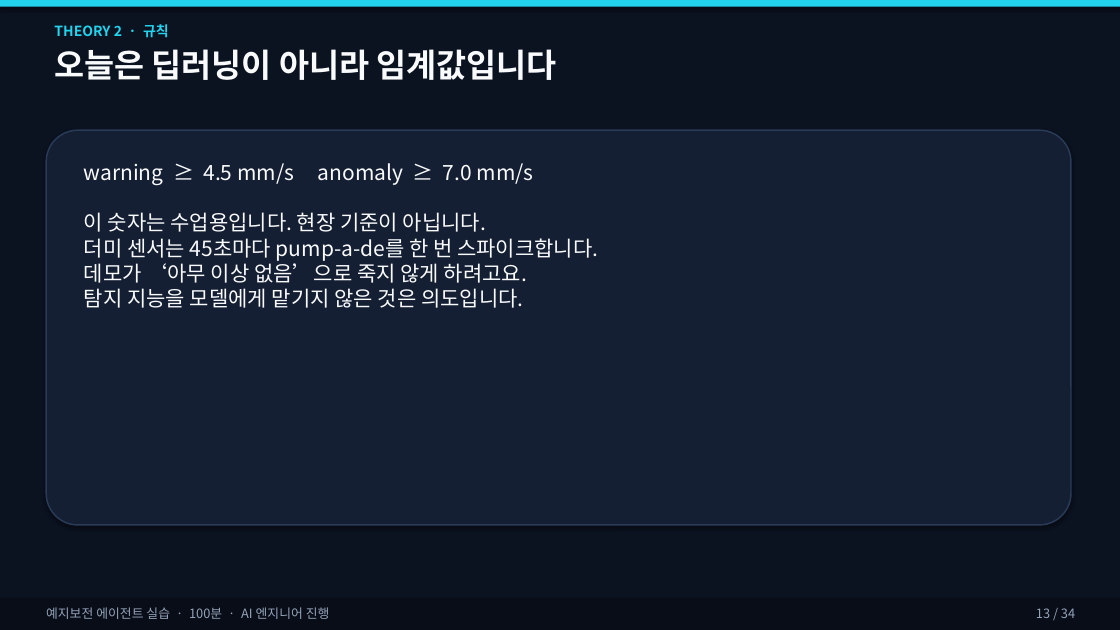
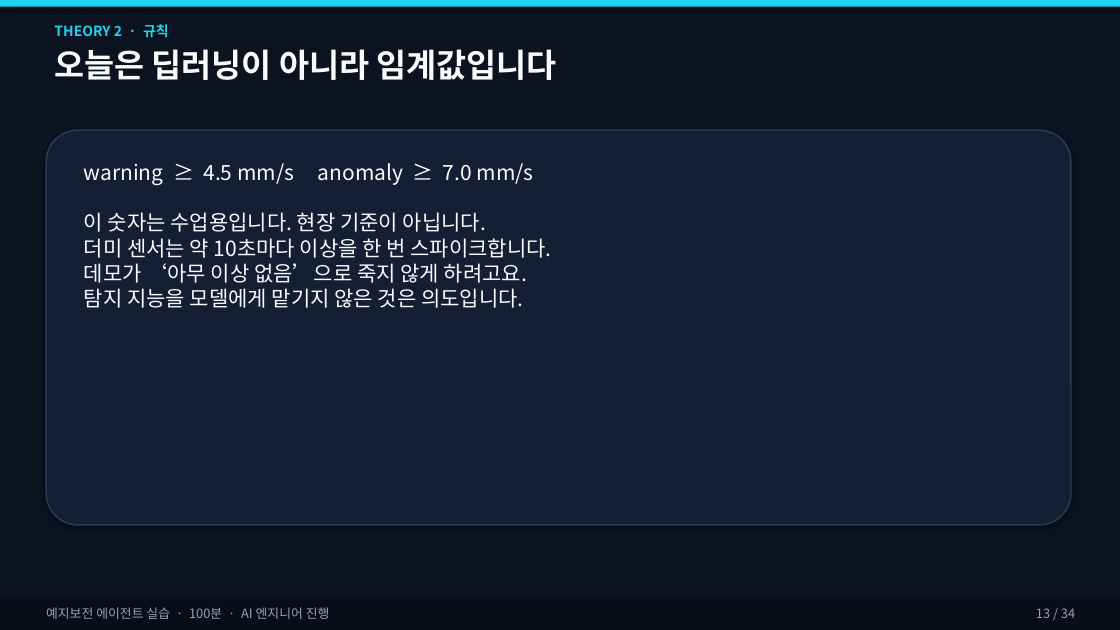
Before and after one commit to ZeroAct/sensor-agent-tutorial, a slide deck: slide 13 of slides/예지보전_에이전트_실습.pptx. Drawn at 1120x630 pixels with LibreOffice and Linux fonts; fonts in the diff are those of the drawing. Boxes give left, top, right and bottom in pixels: in the first picture for what was removed or moved away, otherwise in the second. Text is boxed around its words. In the diff, an @@ line names an element or a change of style, - is before the commit and + after.

```diff
--- a/slides/예지보전_에이전트_실습.pptx
+++ b/slides/예지보전_에이전트_실습.pptx
@@ text at (84,163,552,308): text changed @@
-warning ≥ 4.5 mm/s anomaly ≥ 7.0 mm/s
-이 숫자는 수업용입니다. 현장 기준이 아닙니다.
-더미 센서는 45초마다 pump-a-de를 한 번 스파이크합니다.
-데모가 ‘아무 이상 없음’으로 죽지 않게 하려고요.
-탐지 지능을 모델에게 맡기지 않은 것은 의도입니다.
+warning ≥ 4.5 mm/s anomaly ≥ 7.0 mm/s
+이 숫자는 수업용입니다. 현장 기준이 아닙니다.
+더미 센서는 약 10초마다 이상을 한 번 스파이크합니다.
+데모가 ‘아무 이상 없음’으로 죽지 않게 하려고요.
+탐지 지능을 모델에게 맡기지 않은 것은 의도입니다.
```
Also in this commit, not shown: 18 other slides changed, 30 other files.
